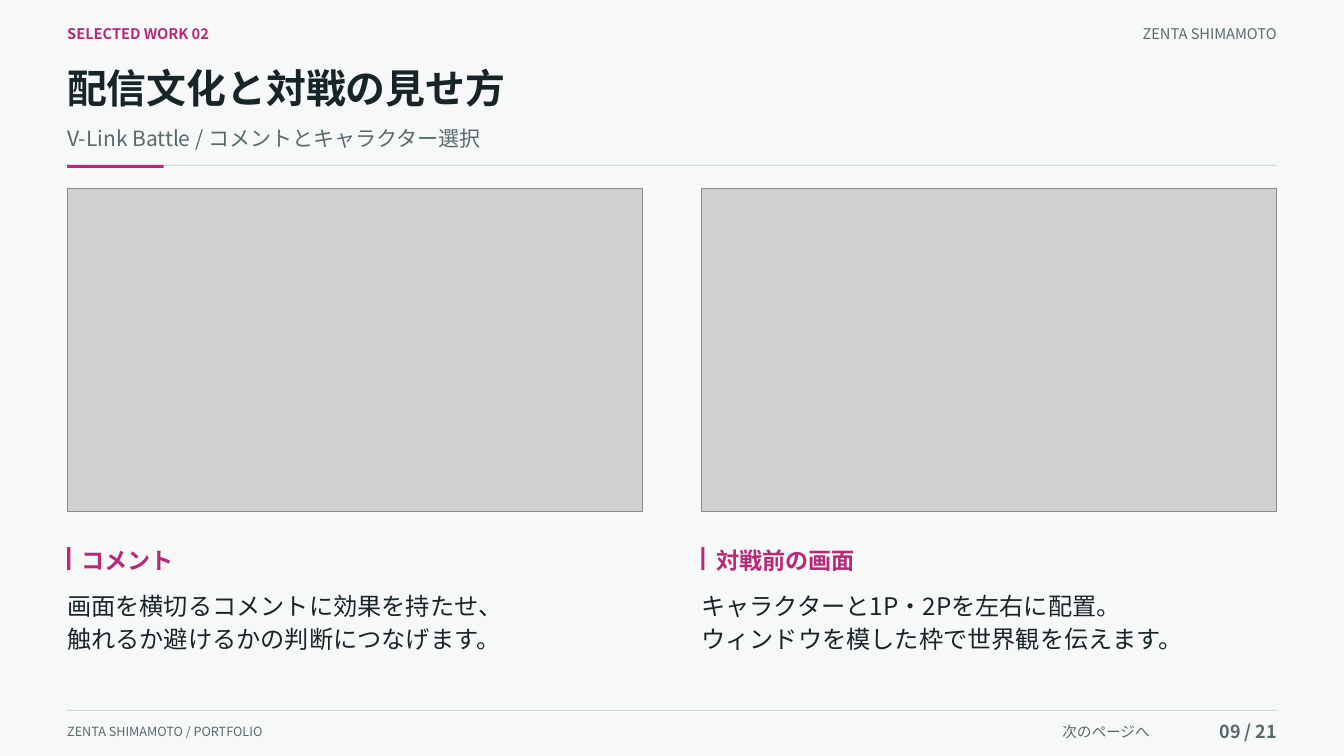
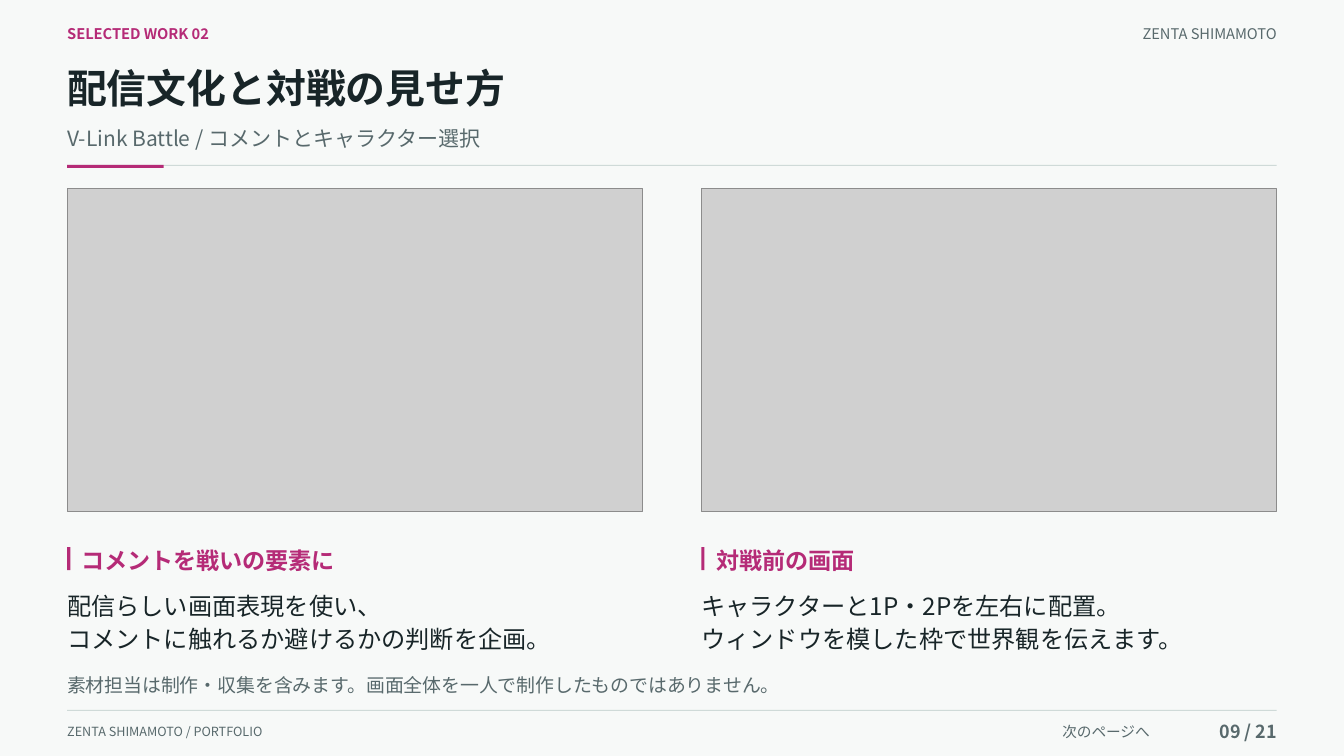
Before and after one commit to kuon-haruto/portfolio, a slide deck: slide 9 of documents/portfolio/島本善太_ポートフォリオ.pptx. Drawn at 1344x756 pixels with LibreOffice and Linux fonts; fonts in the diff are those of the drawing; grey boxes stand for pictures. Boxes give left, top, right and bottom in pixels: in the first picture for what was removed or moved away, otherwise in the second. Text is boxed around its words. In the diff, an @@ line names an element or a change of style, - is before the commit and + after.

```diff
--- a/documents/portfolio/島本善太_ポートフォリオ.pptx
+++ b/documents/portfolio/島本善太_ポートフォリオ.pptx
@@ text at box(82, 549, 335, 571): text changed @@
-コメント
+コメントを戦いの要素に
@@ text at box(67, 594, 551, 650): text changed @@
-画面を横切るコメントに効果を持たせ、
-触れるか避けるかの判断につなげます。
+配信らしい画面表現を使い、
+コメントに触れるか避けるかの判断を企画。
@@ text added at box(67, 676, 780, 694), 13.5 pt, text #58696C @@
+素材担当は制作・収集を含みます。画面全体を一人で制作したものではありません。
```
Also in this commit, not shown: 8 other slides changed, 5 other files.
